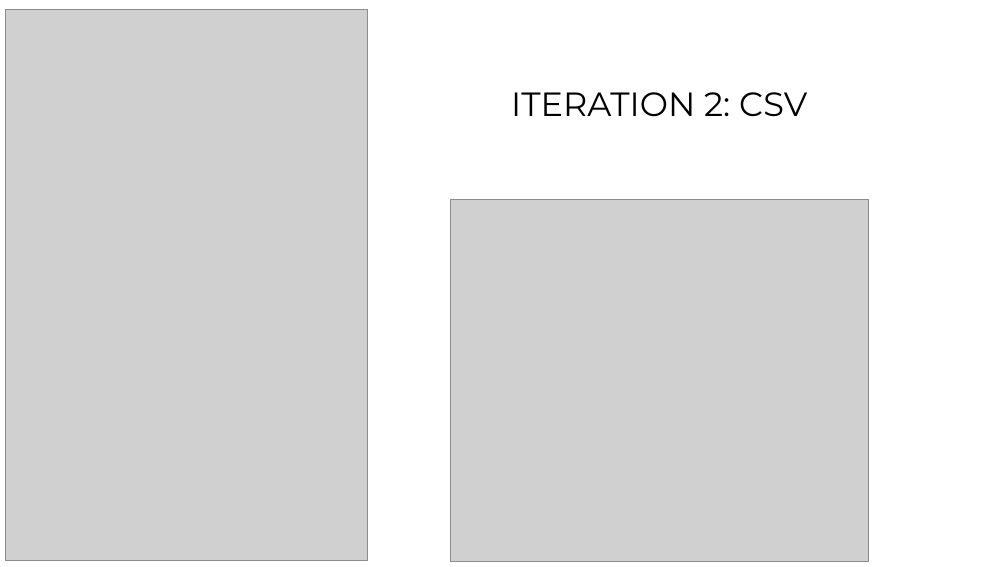
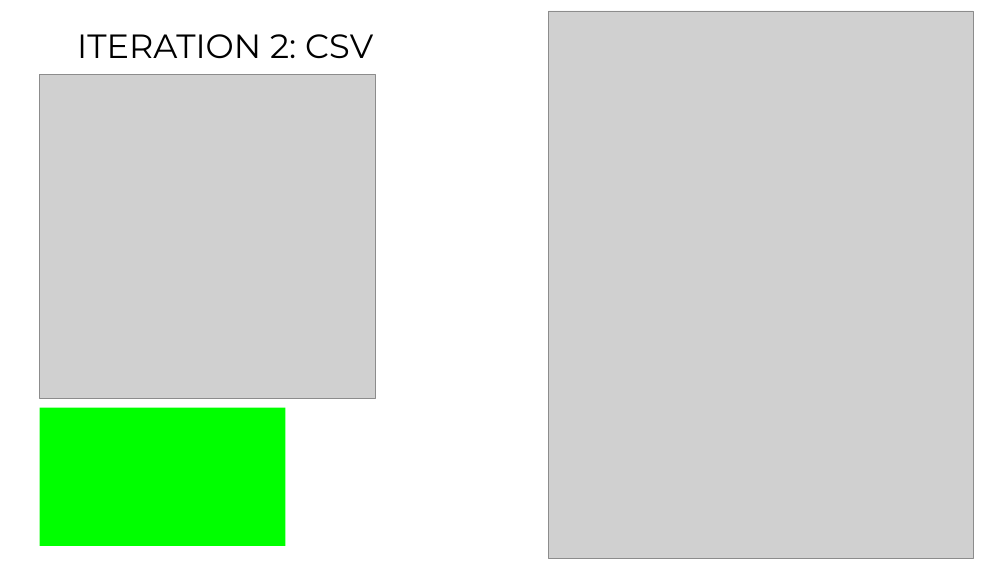
Before and after one commit to nozzyFTW/DailyChessPuzzle, a slide deck: slide 10 of Individual Digital solution.pptx. Drawn at 1008x567 pixels with LibreOffice and Linux fonts; fonts in the diff are those of the drawing; grey boxes stand for pictures. Boxes give left, top, right and bottom in pixels: in the first picture for what was removed or moved away, otherwise in the second. Text is boxed around its words. In the diff, an @@ line names an element or a change of style, - is before the commit and + after.

```diff
--- a/Individual Digital solution.pptx
+++ b/Individual Digital solution.pptx
@@ title "ITERATION 2: CSV": place and size @@
-title "ITERATION 2: CSV" at [511, 92, 807, 117]
+title "ITERATION 2: CSV" at [77, 34, 373, 59]
@@ picture added at [549, 11, 973, 559] @@
@@ picture: place and size @@
-picture at [5, 9, 368, 561]
+picture at [39, 75, 376, 398]
@@ picture removed at [451, 200, 869, 561] @@
@@ rectangle added at [39, 408, 285, 546], fill #00FF00 @@
```
Also in this commit, not shown: 3 other slides changed, 2 slides added, 35 other files.
